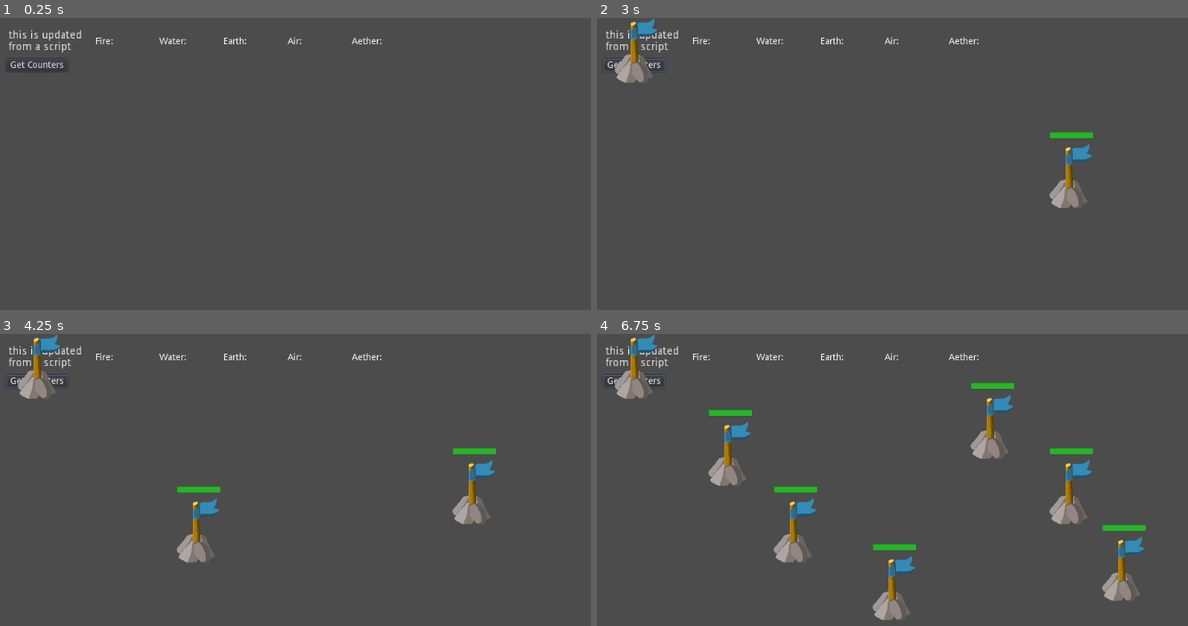
Above: before the commit, frames 1-4 (two rows, left to right).
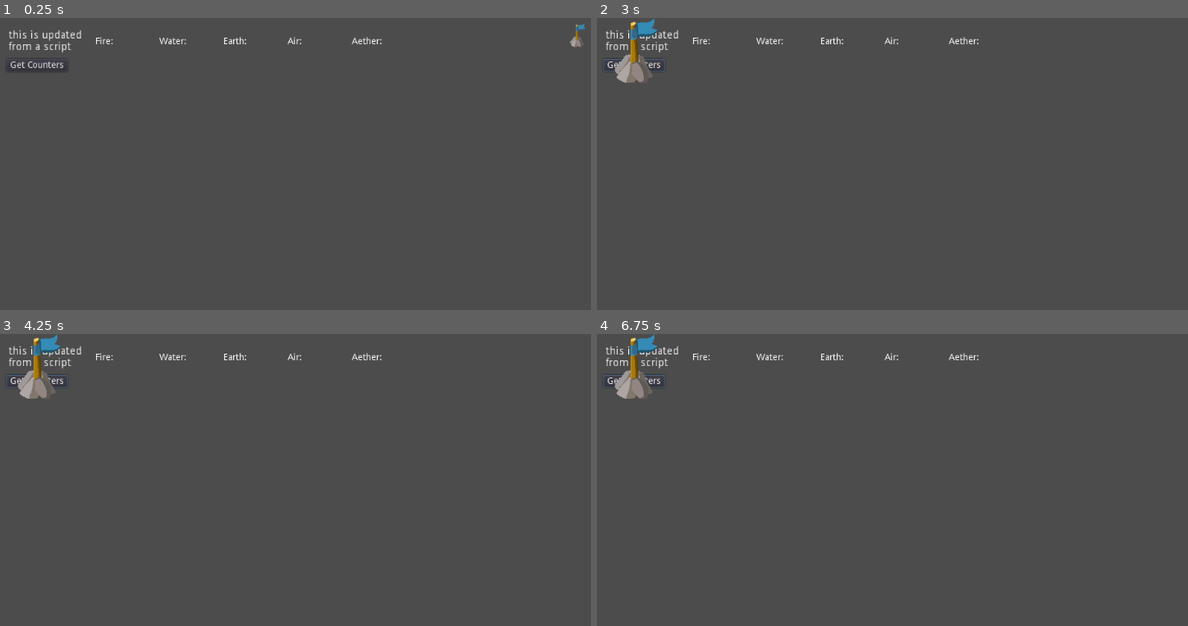
Above: after the commit, the same moments.

Repository: rDarge/CounterDefense
Game: Godot game, scene res://MainScene.tscn
Two runs of this game, one before a commit and one after it. Both use one fixed random seed, a clock stepped at 60 frames per second and the inputs below.
Inputs (mouse positions are in pixels of both pictures, inside the frame that each line leads up to):
- Up to frame 1 (0.25 s): no input
- Up to frame 2 (3 s): click "Get Counters" at 0.5 s; click "Get Counters" at 1.25 s; click "Get Counters" at 2 s; tap Enter at 2.75 s; move the mouse to (1069, 190) at 2.77 s; press the mouse at (1069, 190) at 2.78 s
- Up to frame 3 (4.25 s): tap Space at 3.5 s; move the mouse to (195, 544) at 3.52 s; release the mouse at (195, 544) at 3.53 s; click (195, 544) at 3.6 s
- Up to frame 4 (6.75 s): tap Enter at 4.25, 5.75 s; move the mouse to (992, 442) at 4.27 s; press the mouse at (992, 442) at 4.28 s; tap Space at 5, 6.5 s; move the mouse to (892, 602) at 5.02 s; release the mouse at (892, 602) at 5.03 s; click (892, 602) at 5.1 s; move the mouse to (1122, 582) at 5.77 s; press the mouse at (1122, 582) at 5.78 s; move the mouse to (727, 468) at 6.52 s; release the mouse at (727, 468) at 6.53 s; click (727, 468) at 6.6 s

The runs differ from the first frame. In frame 1, less than 0.1% of the frame differs, in the area x 96-100%, y 1-11%; in frame 2, 0.8%; in frame 3, 1.7%; in frame 4, 5.0%, in the area x 6-93%, y 1-99%.
Error in both runs: Invalid operands 'String' and 'int' in operator '+'. (res://MainScene.gd:103)

Commit message:
Add files via upload

Diff:
--- a/MainScene.gd
+++ b/MainScene.gd
@@ -146,7 +146,7 @@
 	add_child(tower)
 	print("Tower: ", tower.position)
 	#print("Health: ", health.position)
-
+	placed = true
 	if placed == true:
-		$UI/PlacementWindow.visible = false
+		$PlacementWindow.visible = 0
 		#begin_level()
--- a/MainScene.tscn
+++ b/MainScene.tscn
@@ -1,6 +1,7 @@
-[gd_scene load_steps=2 format=2]
+[gd_scene load_steps=3 format=2]
 
 [ext_resource path="res://MainScene.gd" type="Script" id=1]
+[ext_resource path="res://ui/object_placer.tscn" type="PackedScene" id=2]
 
 [node name="Node2D" type="Node2D"]
 script = ExtResource( 1 )
@@ -59,3 +60,5 @@
 margin_right = 650.0
 margin_bottom = 70.0
 text = "Aether:"
+
+[node name="PlacementWindow" parent="." instance=ExtResource( 2 )]
--- a/ui/object_placer.tscn
+++ b/ui/object_placer.tscn
@@ -1,20 +1,22 @@
 [gd_scene load_steps=2 format=2]
 
-[ext_resource path="res://assets/tower/tower_temp.png" type="Texture" id=1]
+[ext_resource path="res://assets/icons/tower_ico.png" type="Texture" id=1]
 
 [node name="PlacementWindow" type="Control"]
 anchor_right = 1.0
 anchor_bottom = 1.0
 
 [node name="ScrollContainer" type="ScrollContainer" parent="."]
-margin_right = 86.0
-margin_bottom = 111.0
+margin_left = 890.0
+margin_top = 8.0
+margin_right = 1017.0
+margin_bottom = 171.0
 
 [node name="VBoxContainer" type="VBoxContainer" parent="ScrollContainer"]
-margin_right = 594.0
-margin_bottom = 899.0
+margin_right = 25.0
+margin_bottom = 38.0
 
 [node name="TextureButton" type="TextureButton" parent="ScrollContainer/VBoxContainer"]
-margin_right = 594.0
-margin_bottom = 899.0
+margin_right = 25.0
+margin_bottom = 38.0
 texture_normal = ExtResource( 1 )
Binary file added: assets/icons/tower_ico.png
Not shown, added: assets/icons/tower_ico.png.import
